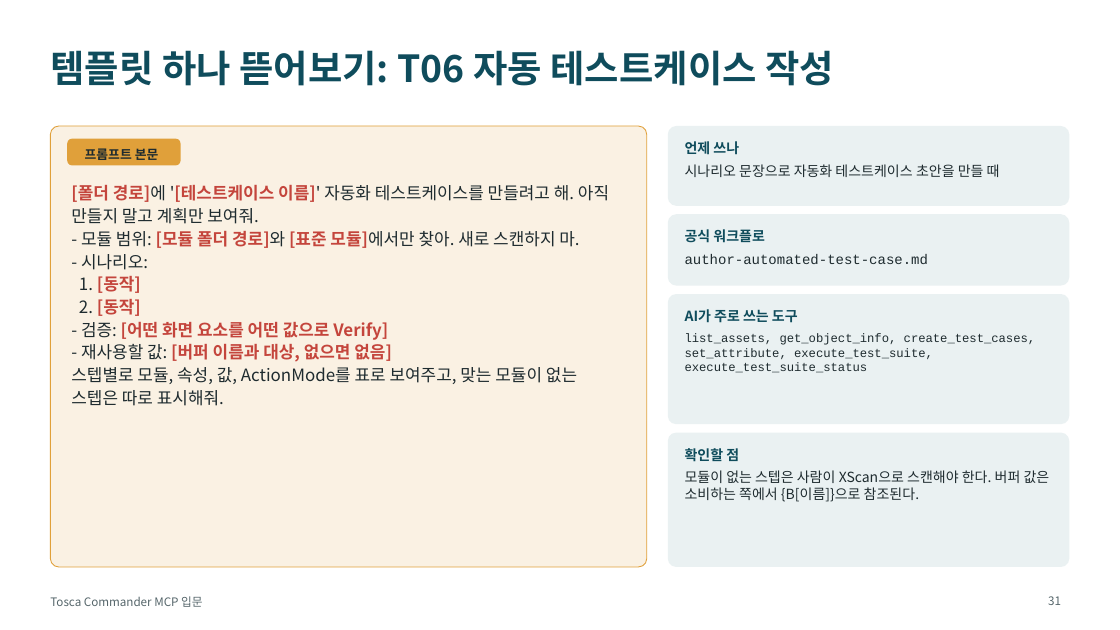
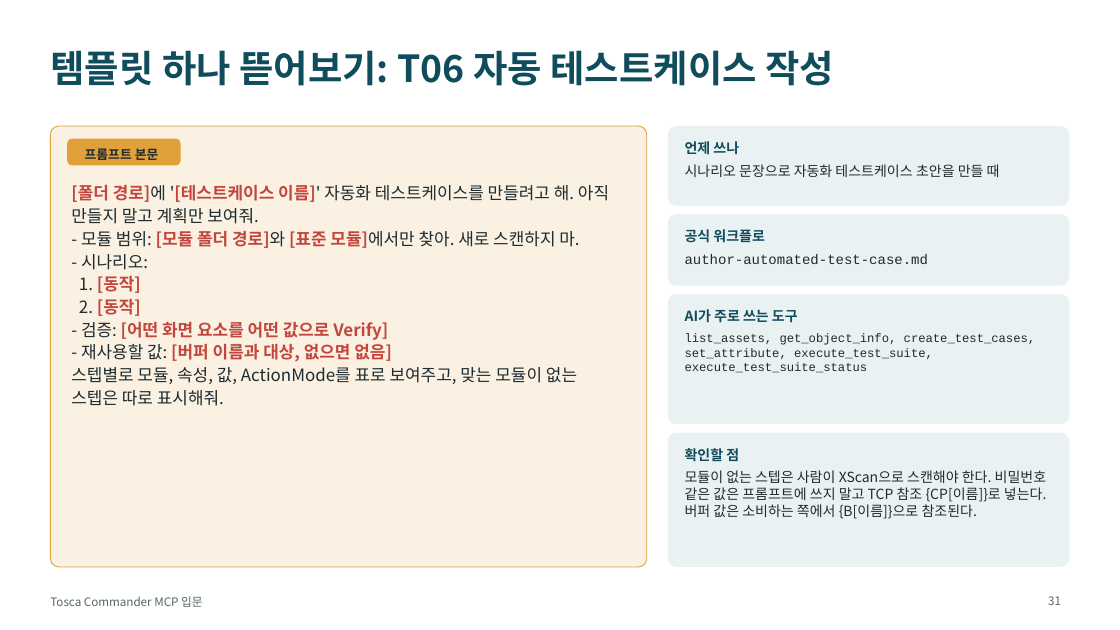
Before and after one commit to tjkim0725/Agent, a slide deck: slide 31 of tosca-mcp-training/Tosca_Commander_MCP_교육자료.pptx. Drawn at 1120x630 pixels with LibreOffice and Linux fonts; fonts in the diff are those of the drawing. Boxes give left, top, right and bottom in pixels: in the first picture for what was removed or moved away, otherwise in the second. Text is boxed around its words. In the diff, an @@ line names an element or a change of style, - is before the commit and + after.

```diff
--- a/tosca-mcp-training/Tosca_Commander_MCP_교육자료.pptx
+++ b/tosca-mcp-training/Tosca_Commander_MCP_교육자료.pptx
@@ text at box(685, 470, 1047, 519): text changed @@
-모듈이 없는 스텝은 사람이 XScan으로 스캔해야 한다. 버퍼 값은 소비하는 쪽에서 {B[이름]}으로 참조된다.
+모듈이 없는 스텝은 사람이 XScan으로 스캔해야 한다. 비밀번호 같은 값은 프롬프트에 쓰지 말고 TCP 참조 {CP[이름]}로 넣는다. 버퍼 값은 소비하는 쪽에서 {B[이름]}으로 참조된다.
```
Also in this commit, not shown: 20 other slides changed, 6 other files.
